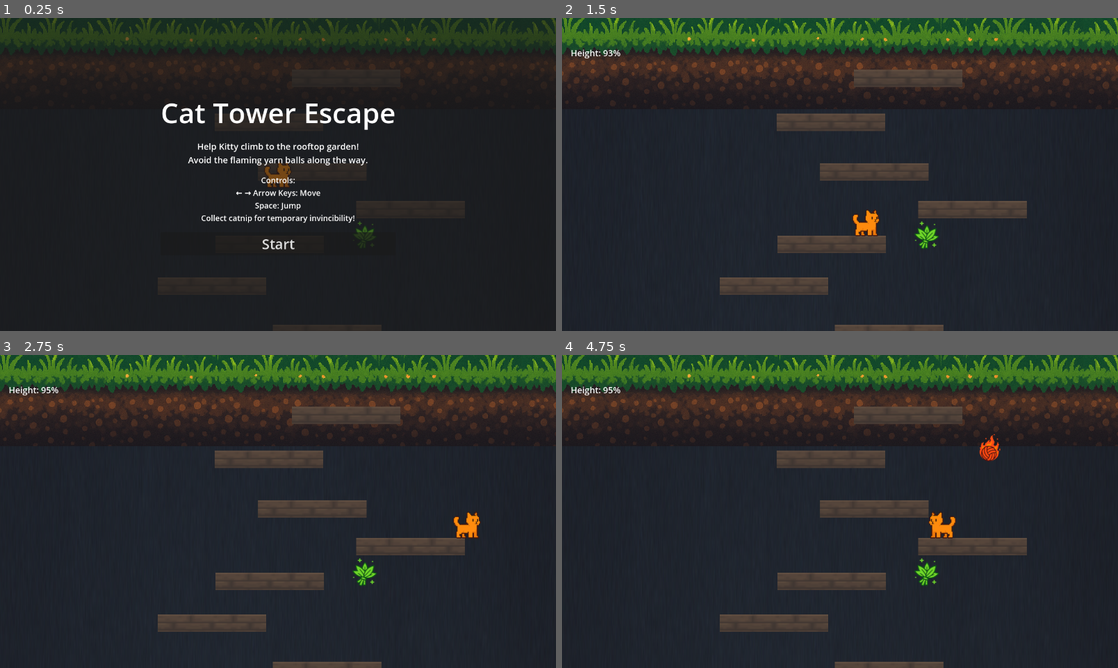
Above: before the commit, frames 1-4 (two rows, left to right).
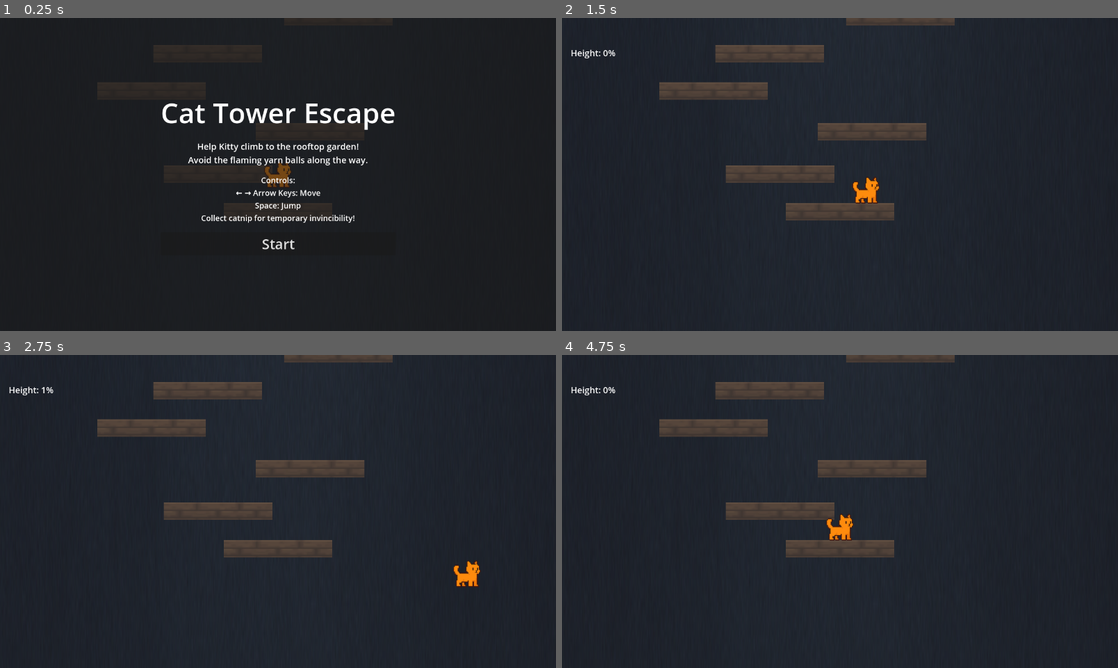
Above: after the commit, the same moments.

Repository: jhawson/cat-tower-escape
Game: Godot game, scene res://scenes/main.tscn
Two runs of this game, one before a commit and one after it. Both use one fixed random seed, a clock stepped at 60 frames per second and the inputs below.
Inputs (mouse positions are in pixels of both pictures, inside the frame that each line leads up to):
- Up to frame 1 (0.25 s): no input
- Up to frame 2 (1.5 s): click "Start" at 0.5 s; hold D (move_right) from 1.28 s (still down)
- Up to frame 3 (2.75 s): keep holding D (move_right); tap Space (jump) at 1.52, 2.27 s
- Up to frame 4 (4.75 s): release D (move_right) at 2.78 s; hold A (move_left) 2.78-3.5 s; click (840, 558) at 3.5 s, where only the run after the commit has a clickable "Restart"; click (840, 580) at 4.25 s, where only the run after the commit has a clickable "Start"

The runs differ from the first frame. In frame 1, 6.1% of the frame differs, in the area x 0-100%, y 0-99%; in frame 2, 27%; in frame 3, 28%; in frame 4, 28%, in the area x 0-100%, y 0-100%.

Commit message:
Reset starting height to correct value

Diff:
--- a/scripts/main.gd
+++ b/scripts/main.gd
@@ -12,7 +12,7 @@
 const DEATH_ZONE_Y = 200  # Kitty dies if she falls below y=200 (below starting platform)
 
 # DEBUG: Set to 0.0 for normal start, or 0.0-1.0 to start at that height percentage (e.g., 0.95 for 95%)
-const DEBUG_START_HEIGHT_PERCENT = 0.95
+const DEBUG_START_HEIGHT_PERCENT = 0.005
 
 var game_over = false
 var victory = false
